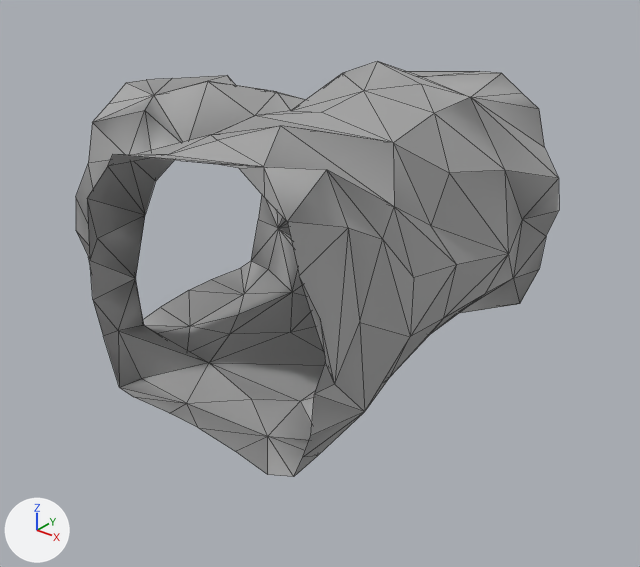
Two versions of the glTF model Rogue-Robots/Assets/Models/ModularBlocks/TunnelT1.gltf, one commit apart.
Before and after are seen from a 50 mm camera at (6.36, -8.1, 6.81) aimed at (0.02, -0.18, 1.9). Every picture has the same lights, and +X, +Y and +Z are marked at lower left. Mesh edges are drawn as thin lines. Vertices at the same position are counted once.

Script lines for the objects in view, before the commit:
```python
me_scene_059 = bpy.data.meshes.new('Scene.059')
me_scene_059.from_pydata(...)  # 161 vertices, 254 faces; spans x -2.5..1.94, y -2.5..2.5, z 0.73..4.41
# faces by material slot: [43, 211]
me_scene_059.materials.append(mat_pp_standard_material_072)  # picture img_pp_color_palette
me_scene_059.materials.append(mat_pp_standard_material_078)  # picture img_pp_color_palette
ob_tunnelt1 = bpy.data.objects.new('TunnelT1', me_scene_059)
ob_tunnelt1.location = (0.0, 0.0, 0.0)
```
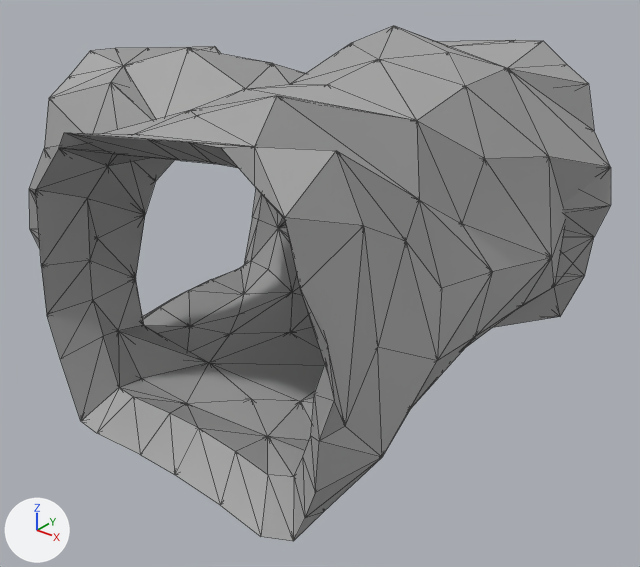
Location of each change, (x1, y1, x2, y2) in pixels of the pictures (640 x 567 px):
'TunnelT1', reshaped (20% wider, 24% taller)
    before: (76, 61, 559, 477)
    after: (29, 26, 611, 541)
part 1 of me_scene_059, added
    after: (29, 26, 611, 541)

The change in detail:
me_scene_059 is used by ob_tunnelt1; location (0.0, 0.0, 0.0).
me_scene_059 had 161 vertices, 254 faces and spanned x -2.5..1.94, y -2.5..2.5, z 0.73..4.41.
me_scene_059 now has 322 vertices, 2032 faces and spans x -2.93..2.43, y -2.99..3.04, z 0.37..4.81.
me_scene_059 part 1: 161 vertices added at x -2.93..2.43, y -2.99..3.04, z 0.37..4.81.
me_scene_059 part 2: the surface is now shaded flat.
